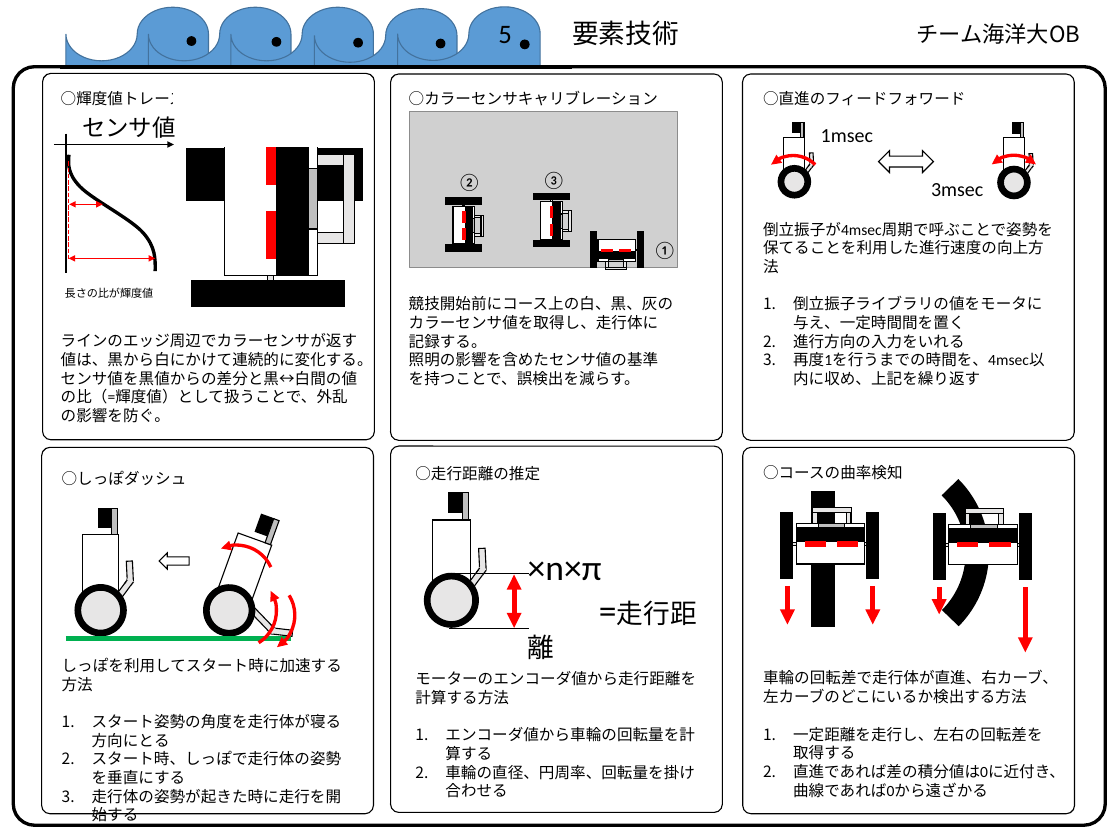
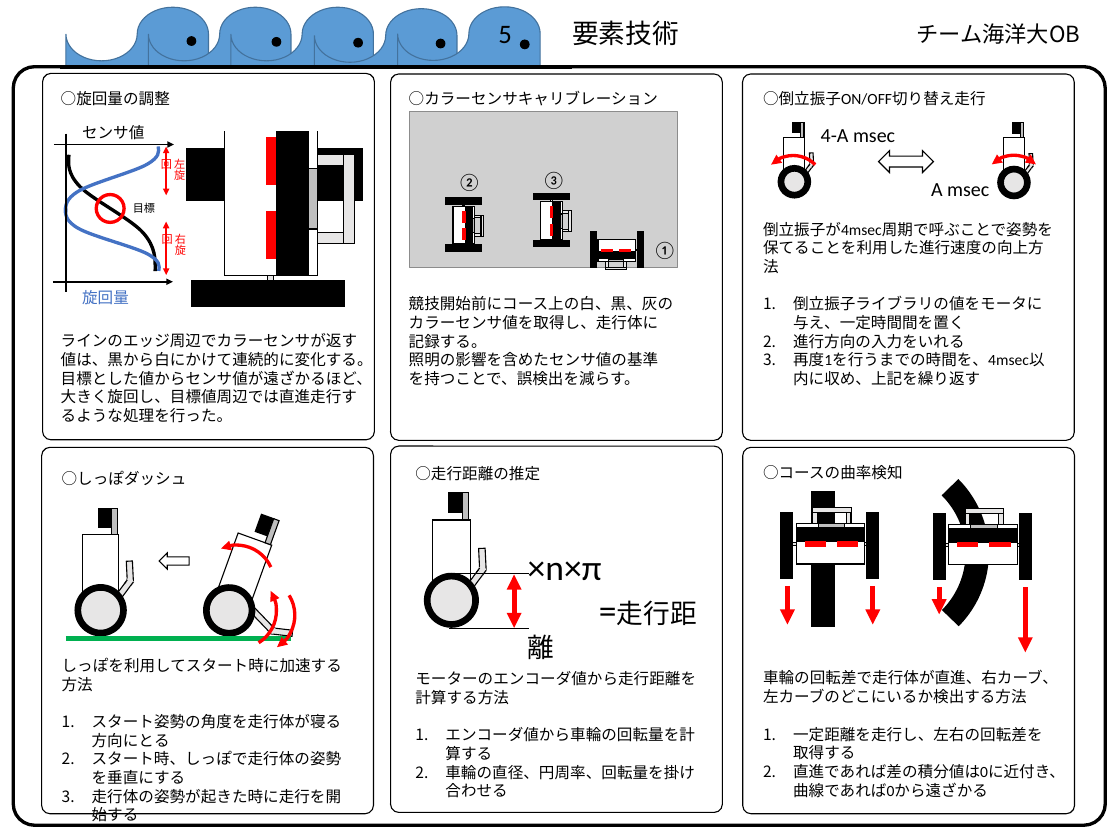
Before and after one commit to the-wizard-of-oz/ET_RoboCon_2017, a slide deck: slide 6 of 提出用シート.pptx. Drawn at 1120x840 pixels with LibreOffice and Linux fonts; fonts in the diff are those of the drawing; grey boxes stand for pictures. Boxes give left, top, right and bottom in pixels: in the first picture for what was removed or moved away, otherwise in the second. Text is boxed around its words. In the diff, an @@ line names an element or a change of style, - is before the commit and + after.

```diff
--- a/提出用シート.pptx
+++ b/提出用シート.pptx
@@ rectangle: place and size @@
-rectangle at <box>174,74,366,146</box>
+rectangle at <box>174,74,366,130</box>
@@ text at <box>61,91,170,106</box>: text changed @@
-○輝度値トレース
+○旋回量の調整
@@ text "センサ値": place and size @@
-text "センサ値" at <box>82,116,176,142</box>
+text "センサ値" at <box>82,125,144,140</box>
@@ text "センサ値" at <box>82,125,144,140</box>: size 21.2 to 14 pt @@
@@ text at <box>763,91,986,106</box>: text changed @@
-○直進のフィードフォワード
+○倒立振子ON/OFF切り替え走行
@@ line moved from (66, 134) - (66, 274) to (66, 134) - (66, 291) @@
@@ freeform shape added at <box>66,146,158,213</box>, outline #4472C4 3 pt @@
@@ double arrow added from (166, 146) to (166, 195), #FF0000 1.5 pt @@
@@ text at <box>821,129,895,142</box>: text changed @@
-1msec
+4-A msec
@@ line removed from (69, 162) to (69, 261) @@
@@ text added at <box>162,158,185,247</box>, 10 pt, text #FF0000 @@
+左旋回
@@ freeform shape added at <box>66,208,159,271</box>, outline #4472C4 3 pt @@
@@ double arrow removed from (69, 204) to (103, 204) @@
@@ ellipse added at <box>96,194,124,222</box>, outline #FF0000 3 pt @@
@@ text at <box>133,202,155,213</box>: text changed @@
-長さの比が輝度値
+目標
@@ text at <box>931,183,989,196</box>: text changed @@
-3msec
+A msec
@@ text added at <box>61,234,357,404</box>, 10 pt, text #FF0000 @@
+右旋回
@@ double arrow added from (166, 222) to (166, 275), #FF0000 1.5 pt @@
@@ double arrow moved from (69, 258) - (155, 258) to (53, 282) - (173, 282) @@
@@ double arrow (53, 282) - (173, 282): double arrow to arrow; stroke #FF0000 0.5 pt to #000000 1.5 pt @@
@@ text added at <box>82,290,129,305</box>, 14 pt, text #4472C4 @@
+旋回量
@@ text at <box>61,370,372,423</box>: text changed @@
-センサ値を黒値からの差分と黒↔白間の値の比（=輝度値）として扱うことで、外乱の影響を防ぐ。
+目標とした値からセンサ値が遠ざかるほど、大きく旋回し、目標値周辺では直進走行するような処理を行った。
```
Also in this commit, not shown: 3 other slides changed.
